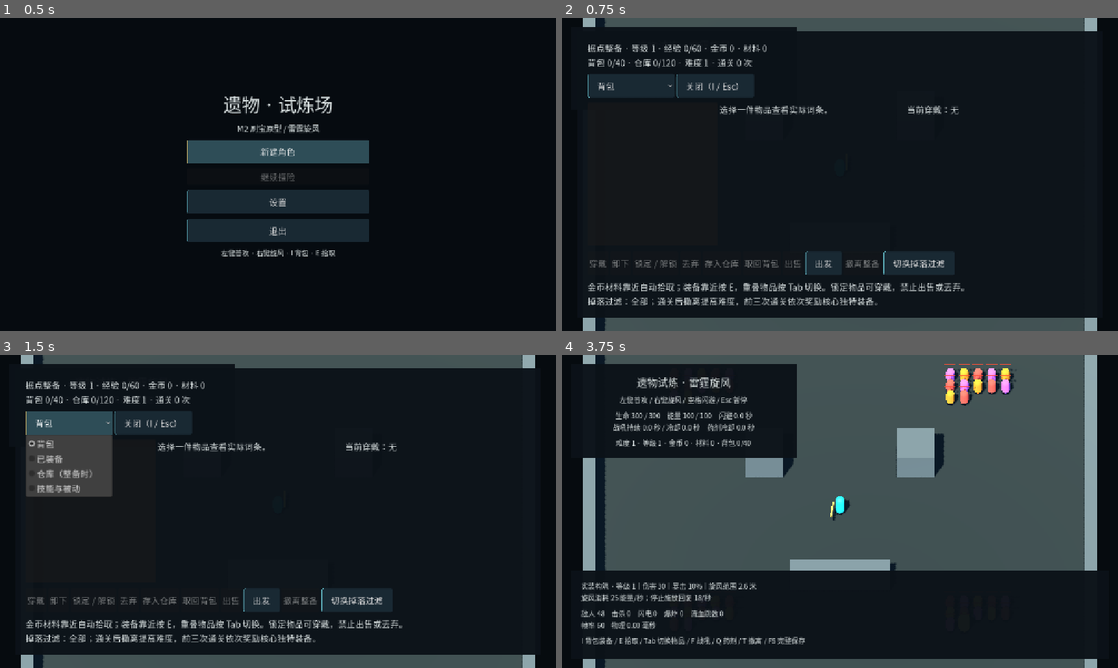
Above: before the commit, frames 1-4 (two rows, left to right).
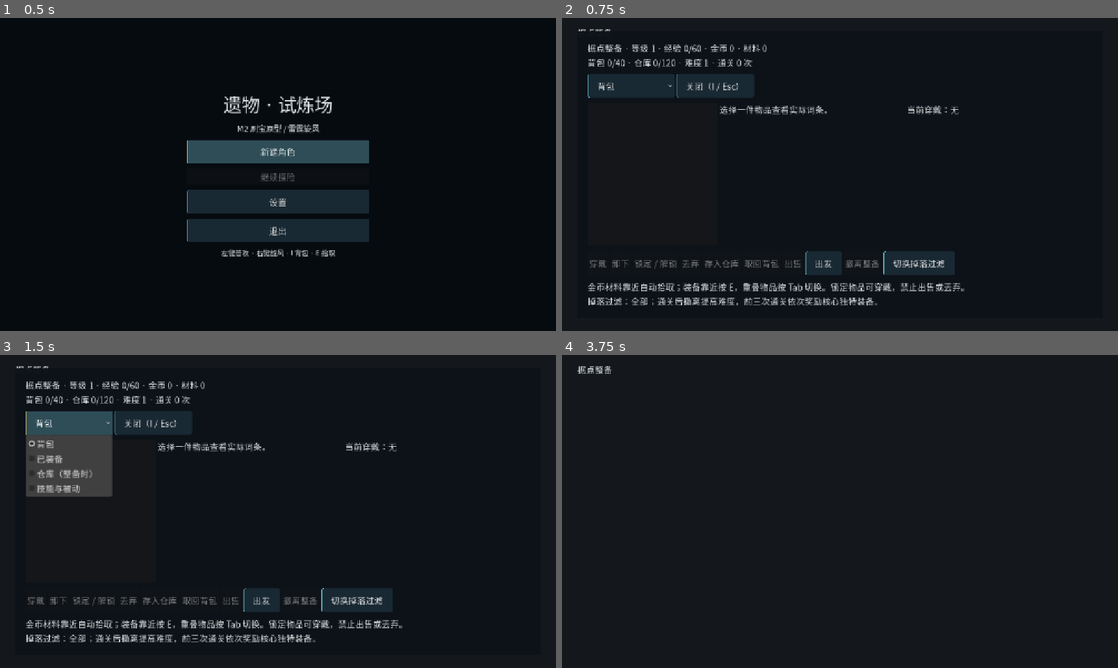
Above: after the commit, the same moments.

Repository: w7775p/relic-ARPG
Game: Godot game, scene res://app/boot/boot.tscn
Same seed, same stepped clock (60 frames per second), same inputs: the game is played once before the commit and once after it.
Inputs (mouse positions are in pixels of both pictures, inside the frame that each line leads up to):
- Up to frame 1 (0.5 s): no input
- Up to frame 2 (0.75 s): click "新建角色" at 0.5 s
- Up to frame 3 (1.5 s): click "背包" at 1.25 s
- Up to frame 4 (3.75 s): click "关闭（I / Esc）" at 2 s; click (840, 461) at 2.75 s, where only the run before the commit has a clickable "继续探索"; click (823, 599) at 3.5 s, where only the run before the commit has a clickable "出发"

Frame 1 is identical in both runs. In frame 2, 7.2% of the frame differs, in the area x 2-97%, y 0-100%; in frame 3, 7.2%; in frame 4, 57%.

Commit message:
refactor: route new sessions through hub

Diff:
--- a/game/app/services/scene_router.gd
+++ b/game/app/services/scene_router.gd
@@ -3,7 +3,8 @@
 
 const MAIN_MENU: String = "res://ui/menus/main_menu.tscn"
 const HUB: String = "res://world/hub/hub.tscn"
-const EXPEDITION: String = "res://world/maps/expedition.tscn"
+const EXPEDITION: String = "res://world/maps/expedition_runtime.tscn"
+const LEGACY_EXPEDITION: String = "res://world/maps/expedition.tscn"
 const DEBUG_CONSOLE: Script = preload("res://ui/debug/debug_console.gd")
 
 var should_restore_session: bool = false
@@ -62,10 +63,10 @@
 	return _has_transition_state
 
 
-## 进入旧兼容探险入口；完整据点切换在 Hub 场景接通后替换此调用。
+## 新角色先进入独立 Hub；旧 JSON 继续入口暂留给下一轮 Resource 存档迁移。
 func start_session(restore: bool = false) -> void:
 	should_restore_session = restore
-	_change_scene(EXPEDITION)
+	_change_scene(LEGACY_EXPEDITION if restore else HUB)
 
 
 ## 切换到独立据点场景。
@@ -74,7 +75,7 @@
 	_change_scene(HUB)
 
 
-## 切换到探险场景；角色状态应在调用前通过 stage_character_state 暂存。
+## 切换到正式探险运行场景；角色状态应在调用前通过 stage_character_state 暂存。
 func open_expedition() -> void:
 	should_restore_session = false
 	_change_scene(EXPEDITION)
